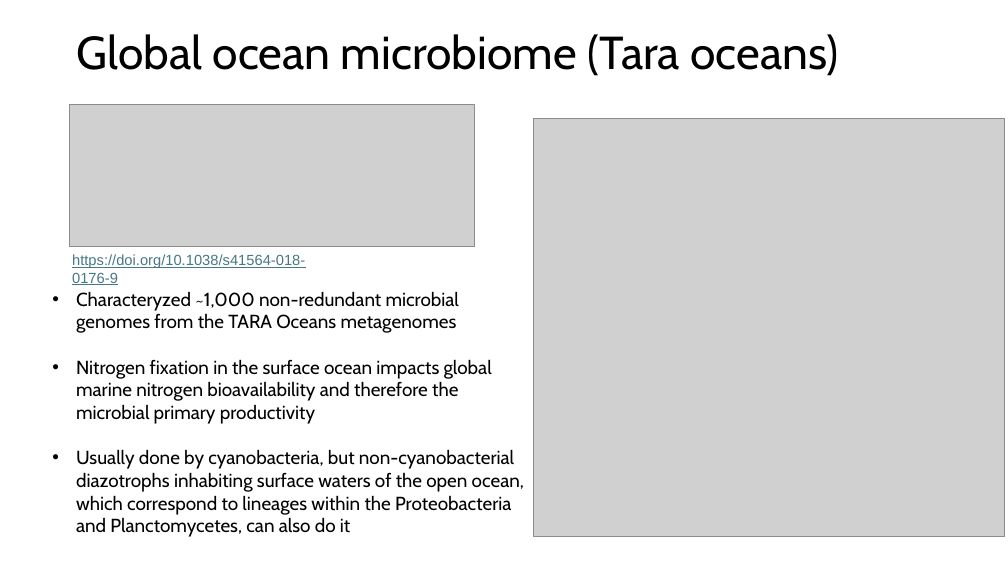
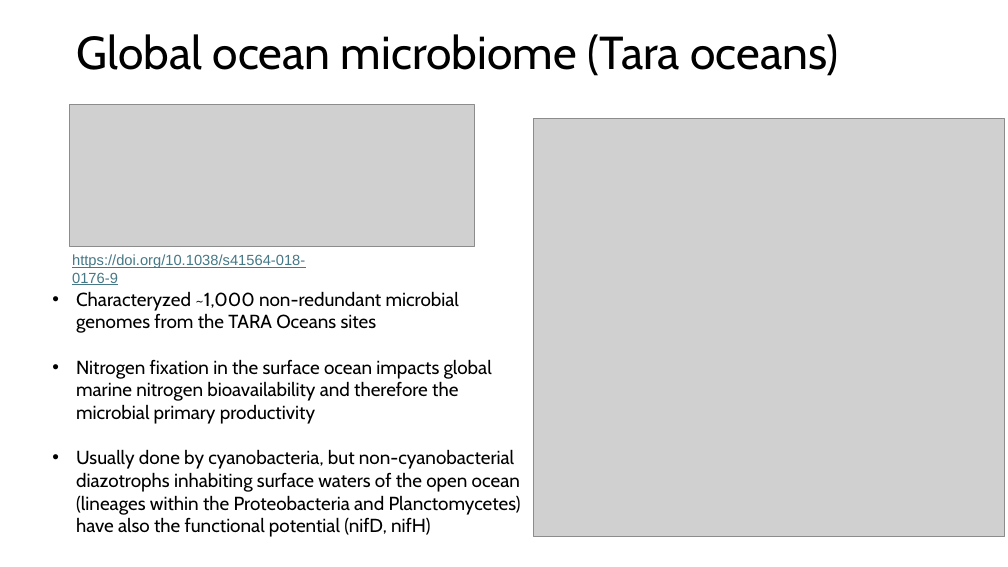
Before and after one commit to biosustain/dsp_metagenomics_training, a slide deck: slide 13 of course_contents/IntroMetagenomics.pptx. Drawn at 1008x567 pixels with LibreOffice and Linux fonts; fonts in the diff are those of the drawing; grey boxes stand for pictures. Boxes give left, top, right and bottom in pixels: in the first picture for what was removed or moved away, otherwise in the second. Text is boxed around its words. In the diff, an @@ line names an element or a change of style, - is before the commit and + after.

```diff
--- a/course_contents/IntroMetagenomics.pptx
+++ b/course_contents/IntroMetagenomics.pptx
@@ text at [76,291,459,333]: text changed @@
-• Characteryzed ~1,000 non-redundant microbial genomes from the TARA Oceans metagenomes
+• Characteryzed ~1,000 non-redundant microbial genomes from the TARA Oceans sites
@@ text at [76,449,521,537]: text changed @@
-• Usually done by cyanobacteria, but non-cyanobacterial diazotrophs inhabiting surface waters of the open ocean, which correspond to lineages within the Proteobacteria and Planctomycetes, can also do it
+• Usually done by cyanobacteria, but non-cyanobacterial diazotrophs inhabiting surface waters of the open ocean (lineages within the Proteobacteria and Planctomycetes) have also the functional potential (nifD, nifH)
```
Also in this commit, not shown: 11 other slides changed, 1 other file.
